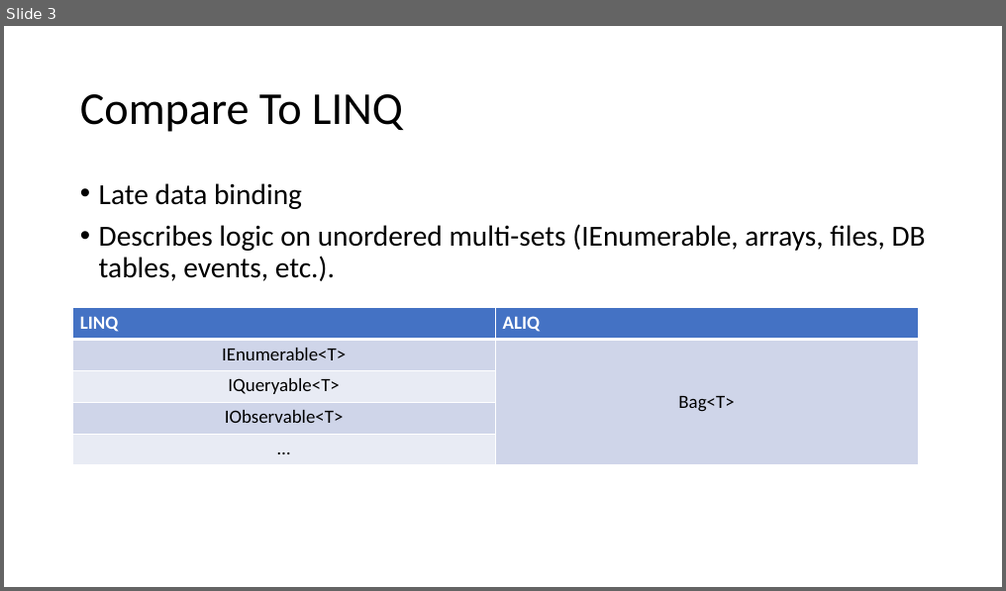
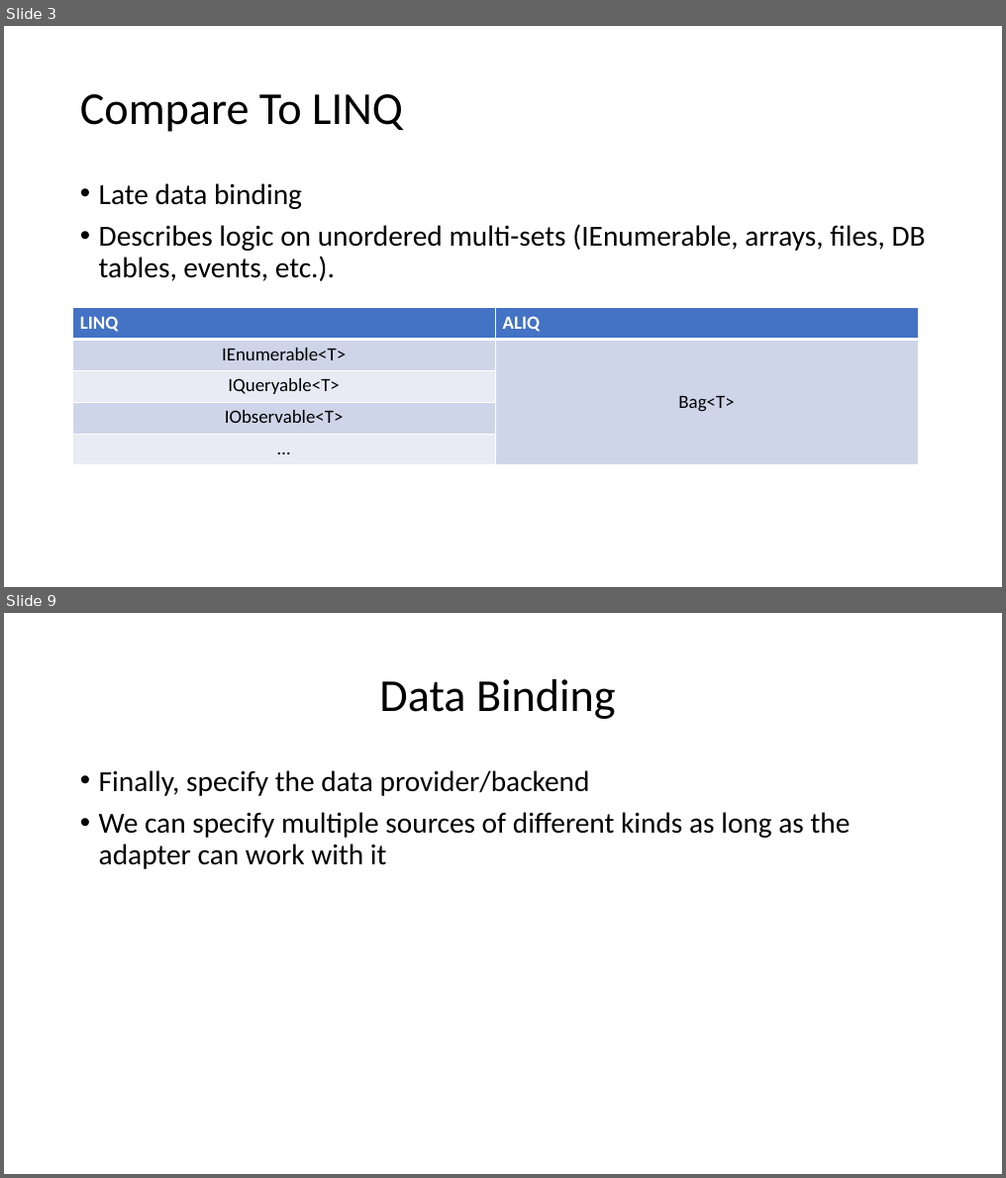
Before and after one commit to aliq-lang/aliq-dotnet, a slide deck: aliq.pptx. Shown one above the other, each under a label of ours: slide 3 before the commit, slides 3 and 9 after it; the slides between them are not shown. The pictures are 1006x591 and 1006x1178 pixels, drawn with LibreOffice and Linux fonts; fonts in the diff are those of the drawing. Boxes give left, top, right and bottom in pixels: in the first picture for what was removed or moved away, otherwise in the second. Text is boxed around its words. In the diff, an @@ line names an element or a change of style, - is before the commit and + after.

```diff
--- a/aliq.pptx
+++ b/aliq.pptx
@@ slide 9 added at bbox=[4, 613, 1002, 1174], background #FFFFFF @@
@@ title added at bbox=[379, 679, 616, 719], 44 pt, text #000000 @@
+Data Binding
@@ text added at bbox=[99, 770, 850, 869], 28 pt, text #000000 @@
+• Finally, specify the data provider/backend
+• We can specify multiple sources of different kinds as long as the adapter can work with it
```
Also in this commit, not shown: 8 other slides added, 1 slide removed, 1 other file.
